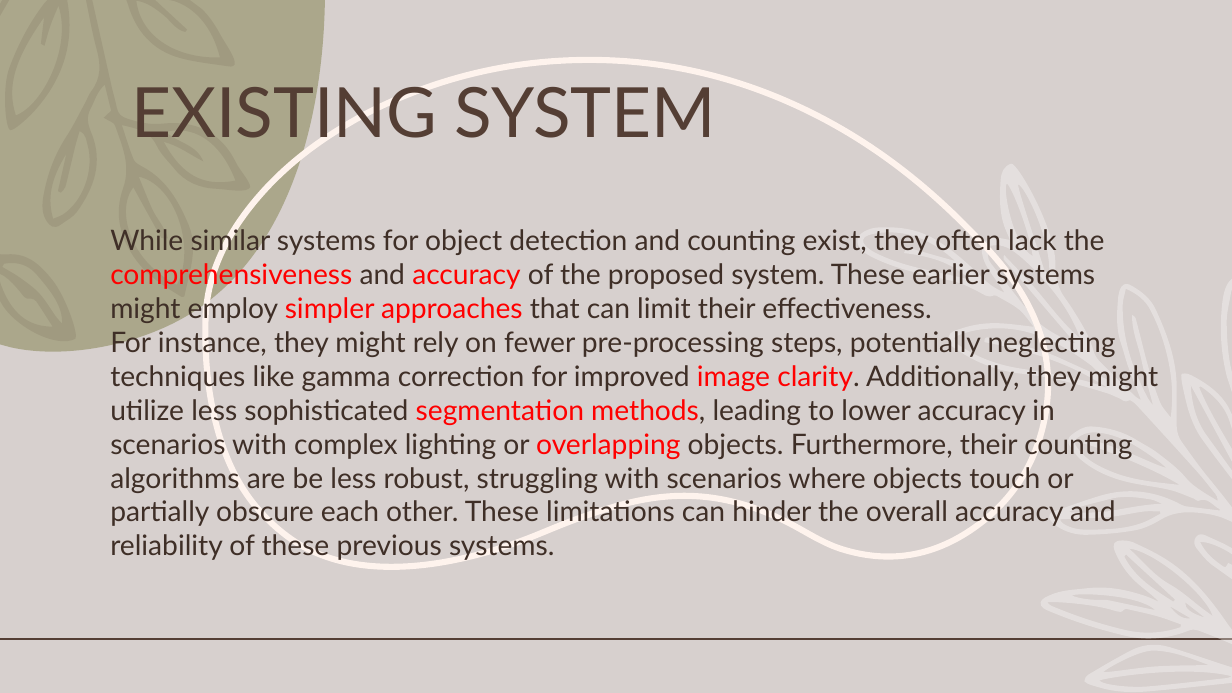
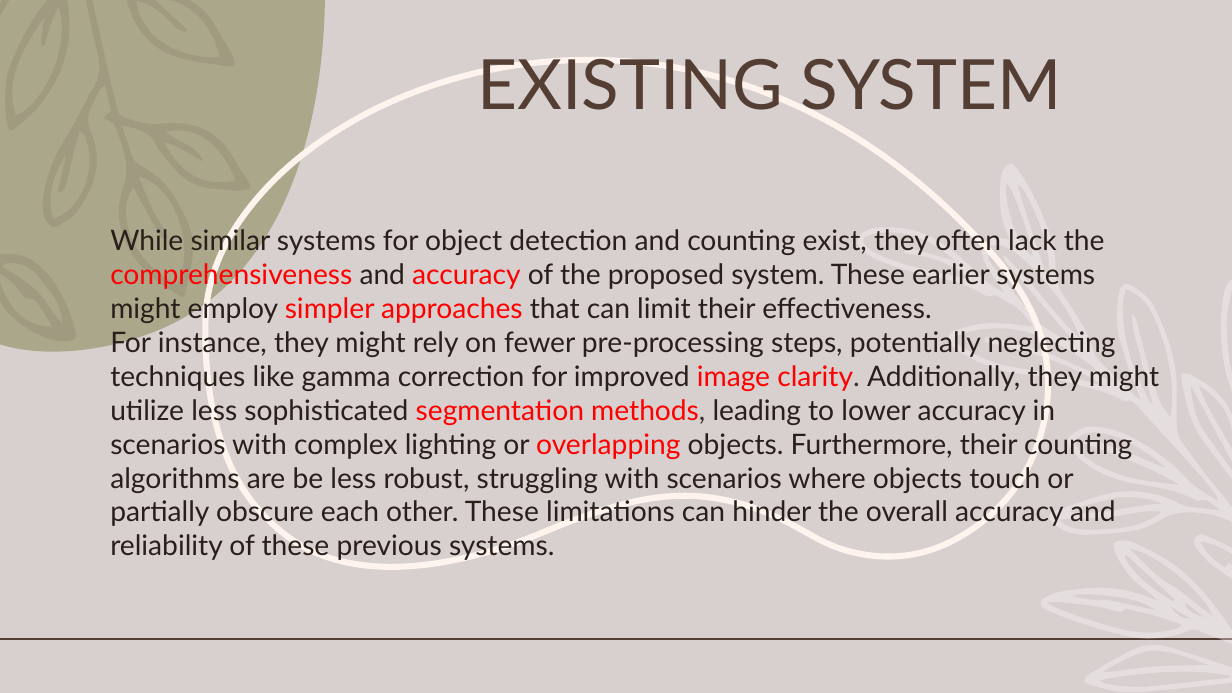
Before and after one commit to Chakrapani2122/Major-Project, a slide deck: slide 5 of Major Project.pptx. Drawn at 1232x693 pixels with LibreOffice and Linux fonts; fonts in the diff are those of the drawing; background and template pictures are left out. Boxes give left, top, right and bottom in pixels: in the first picture for what was removed or moved away, otherwise in the second. Text is boxed around its words. In the diff, an @@ line names an element or a change of style, - is before the commit and + after.

```diff
--- a/Major Project.pptx
+++ b/Major Project.pptx
@@ title "EXISTING SYSTEM" rewrapped from (x1=131, y1=77, x2=716, y2=150) to (x1=477, y1=59, x2=1062, y2=110) @@
@@ text "While similar systems for object ..." at (x1=110, y1=226, x2=1159, y2=560): text colour #3F2F27 to #2A1F1A in "While similar systems for object detection and ...", "For instance, they might rely on fewer ..." @@
```
Also in this commit, not shown: 6 other slides changed, 1 other file.
